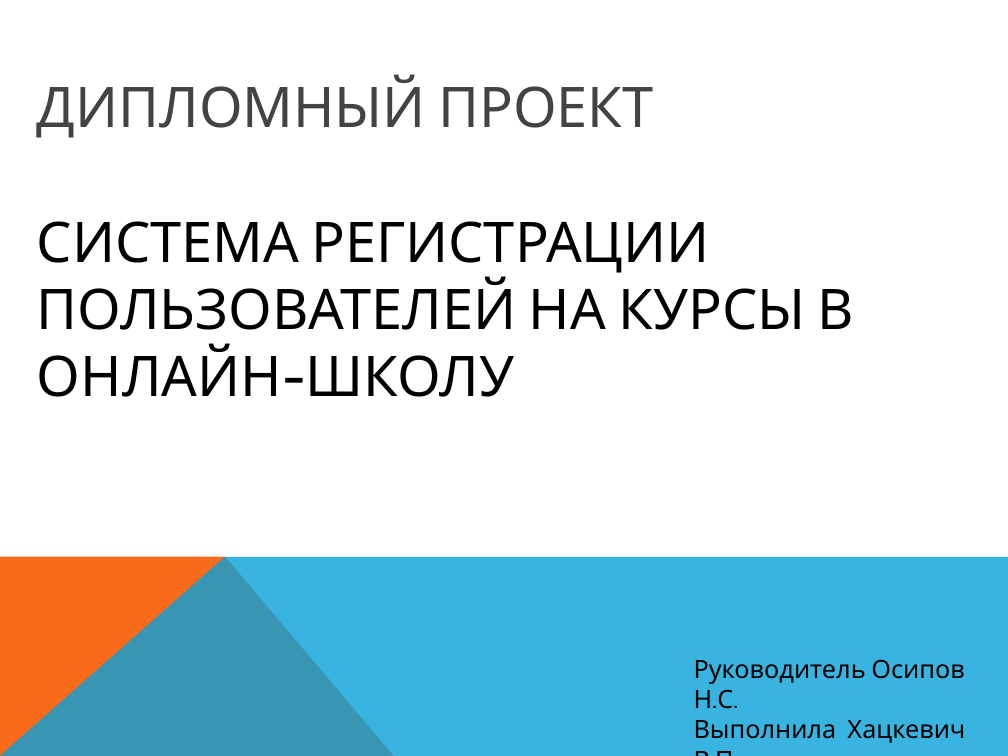
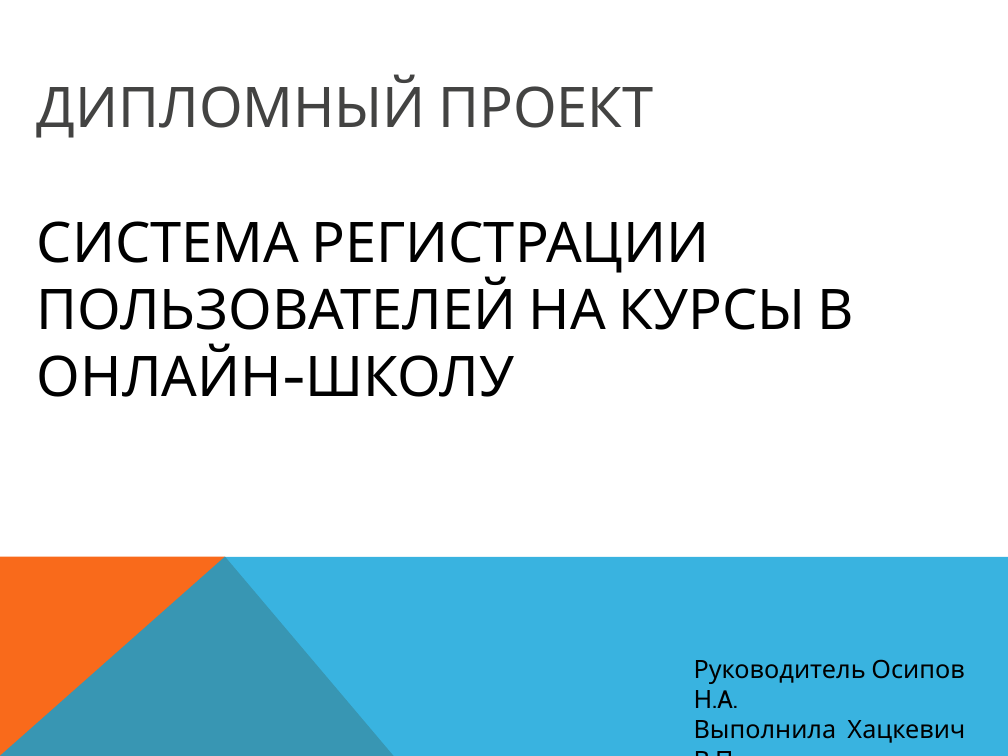
Before and after one commit to dimaatos/LEARNITmvc, a slide deck: slide 1 of Presentation.pptx. Drawn at 1008x756 pixels with LibreOffice and Linux fonts; fonts in the diff are those of the drawing. Boxes give left, top, right and bottom in pixels: in the first picture for what was removed or moved away, otherwise in the second. Text is boxed around its words. In the diff, an @@ line names an element or a change of style, - is before the commit and + after.

```diff
--- a/Presentation.pptx
+++ b/Presentation.pptx
@@ text at box(694, 659, 964, 708): text changed @@
-Руководитель Осипов Н.С.
+Руководитель Осипов Н.A.
```
Also in this commit, not shown: 1 other slide changed, 2 other files.
